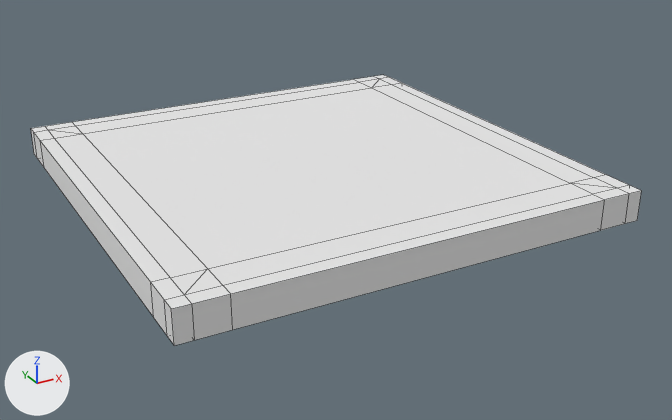
One commit to the FBX model Source/Assets/Models/Axel/Modular/Int_FloorMid.fbx: the scene before it, then after it.
One viewpoint serves both versions: a camera (50 mm lens) standing at (-4.16, -6.71, 2.37) and looking at (-1.4, -1.68, -0.14). The lights are fixed; the arrows at lower left show +X, +Y and +Z. Mesh edges are drawn as thin lines. Where no turn or scale is listed for an object, it has been applied to the vertices.

In view in the first picture: 'Int_FloorMid'.
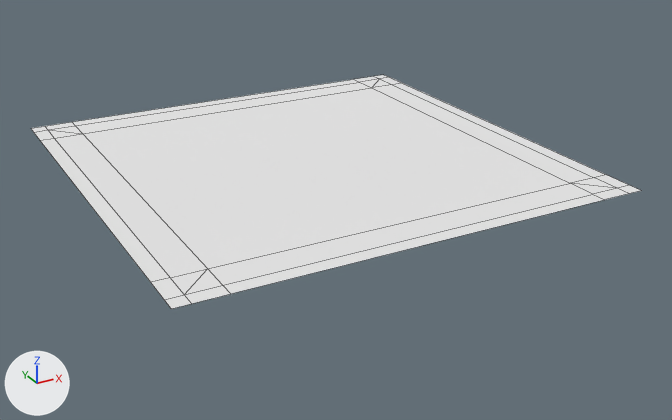
Pixel boxes [x1, y1, x2, y2] of what changed, in the pictures (672 x 420 px):
'Int_FloorMid', reshaped (14% shorter)
    before: [31, 75, 641, 346]
    after: [31, 75, 641, 309]
part 1 of me_cube_165, deleted
    before: [31, 129, 641, 346]

What changed in the scene script:
```text
Change me_cube_165:
    used by ob_int_floormid; location = (0.0, 0.0, 0.0)
    remove me_cube_165.from_pydata(...)  # 72 vertices, 74 faces; spans x -3.0..0.0, y -3.0..0.0, z 0.0..0.2
    add me_cube_165.from_pydata(...)  # 36 vertices, 29 faces; spans x -3.0..0.0, y -3.0..0.0, z 0.2
    me_cube_165 part 1
    36 vertices are removed from x -3.0..0.0, y -3.0..0.0, z 0.0
    45 faces are deleted
```
